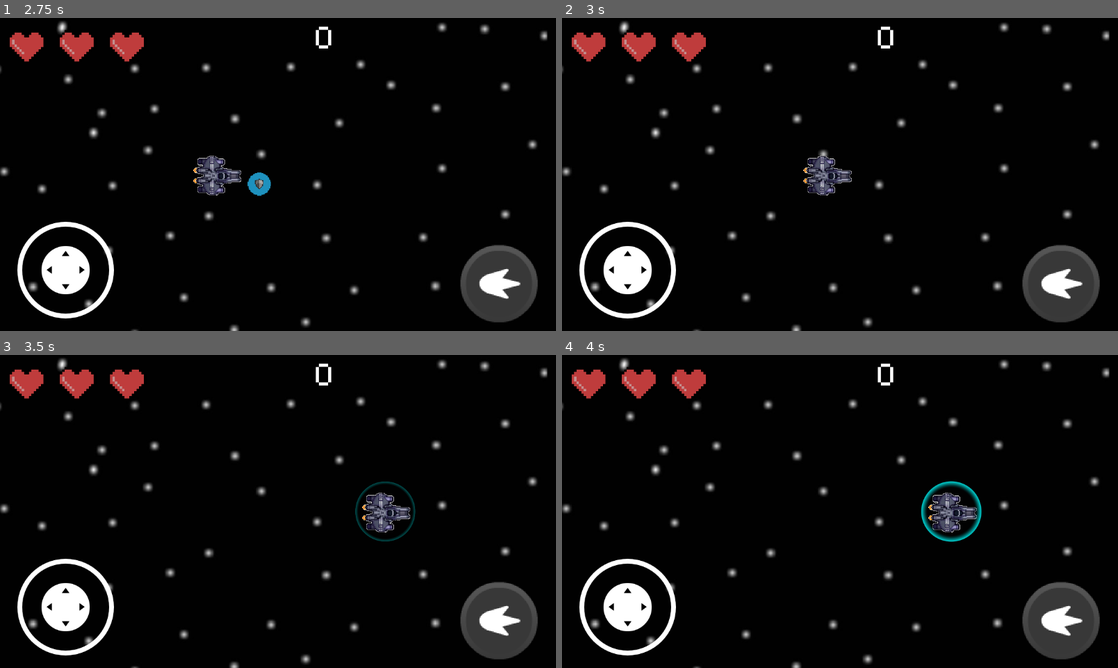
Above: before the commit, frames 1-4 (two rows, left to right).
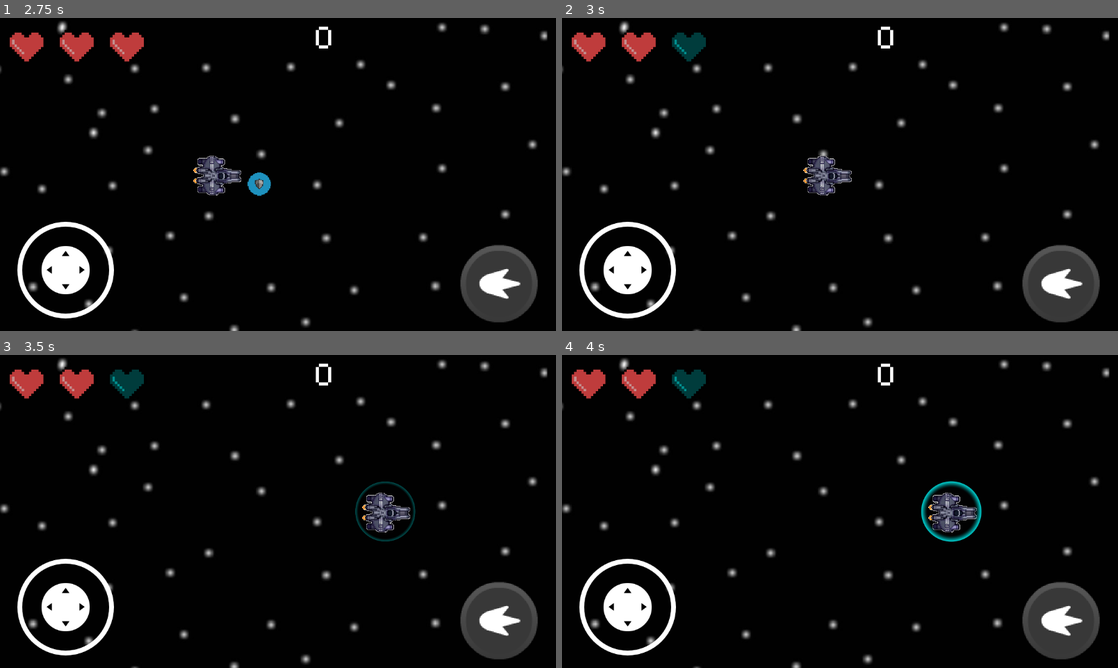
Above: after the commit, the same moments.

Repository: cofeek-codes/Space-Strike
Game: Godot game, scene res://scenes/ui/main_menu.tscn
Same seed, same stepped clock (60 frames per second), same inputs: the game is played once before the commit and once after it. Sound files missing from this copy of the repository are replaced by a short silence.
Inputs (mouse positions are in pixels of both pictures, inside the frame that each line leads up to):
- Up to frame 1 (2.75 s): click (294, 243) at 0.5 s; move the mouse to (400, 158) at 1.27 s; hold Right (move_right) 1.28-2 s; click (400, 158) at 1.35 s; drag from (166, 190) to (250, 237) at 2.02 s
- Up to frame 2 (3 s): tap Enter at 2.75 s; move the mouse to (895, 105) at 2.77 s; hold Right (move_right) from 2.78 s (still down); click (895, 105) at 2.85 s
- Up to frame 3 (3.5 s): keep holding Right (move_right)
- Up to frame 4 (4 s): release Right (move_right) at 3.5 s; drag from (812, 574) to (673, 464) at 3.52 s

Frame 1 is identical in both runs. In frame 2, 0.4% of the frame differs, in the area x 19-26%, y 4-14%; in frame 3, 0.4%; in frame 4, 0.4%.

Commit message:
shield now activates and affects healthbar

Diff:
--- a/scenes/buffs/shield/shield_buff_active.tscn
+++ b/scenes/buffs/shield/shield_buff_active.tscn
@@ -77,3 +77,5 @@
 [node name="AudioPlayer" type="AudioStreamPlayer" parent="."]
 stream = ExtResource("4_u3xos")
 bus = &"SFX"
+
+[connection signal="deactivate_shield" from="." to="." method="_on_deactivate_shield"]
--- a/scenes/game_ui/healthbar.tscn
+++ b/scenes/game_ui/healthbar.tscn
@@ -41,4 +41,6 @@
 scale = Vector2(5, 5)
 texture = ExtResource("1_dcibc")
 
+[connection signal="apply_shield" from="." to="." method="_on_apply_shield"]
+[connection signal="unapply_shield" from="." to="." method="_on_unapply_shield"]
 [connection signal="update_healthbar" from="." to="." method="_on_update_healthbar"]
--- a/scripts/buffs/shield/shield_buff_active.gd
+++ b/scripts/buffs/shield/shield_buff_active.gd
@@ -1,6 +1,10 @@
 extends Node2D
 
+signal deactivate_shield
+
 @onready var player = $"../Player"
+@onready var healthbar = $"../HealthBar"
+
 
 @onready var audio_player: AudioStreamPlayer = $AudioPlayer
 @onready var animation_player: AnimationPlayer = $AnimationPlayer
@@ -17,4 +21,15 @@
 	self.position = player.position
 
 func activate():
-	self.add_to_group('active_buffs')
+	healthbar.emit_signal('apply_shield')
+
+func deactivate():
+	healthbar.emit_signal('unapply_shield')
+	audio_player.play()
+	animation_player.play("disappear")
+	audio_player.pitch_scale = 0.5
+	await animation_player.animation_finished
+	queue_free()
+
+func _on_deactivate_shield() -> void:
+	deactivate()
--- a/scripts/ui/game_ui/healthbar.gd
+++ b/scripts/ui/game_ui/healthbar.gd
@@ -1,6 +1,8 @@
 extends Control
 
 signal update_healthbar(health: int)
+signal apply_shield
+signal unapply_shield
 
 @onready var hearts_container: HBoxContainer = $HeartContainer
 
@@ -25,3 +27,12 @@
 			heart_sprites[i].texture = heart_texture
 		else:
 			heart_sprites[i].texture = broken_heart_texture
+
+
+
+func _on_apply_shield() -> void:
+	heart_sprites[heart_sprites.size()-1].modulate = Color.AQUA
+
+
+func _on_unapply_shield() -> void:
+	heart_sprites[heart_sprites.size()-1].modulate = Color.WHITE
